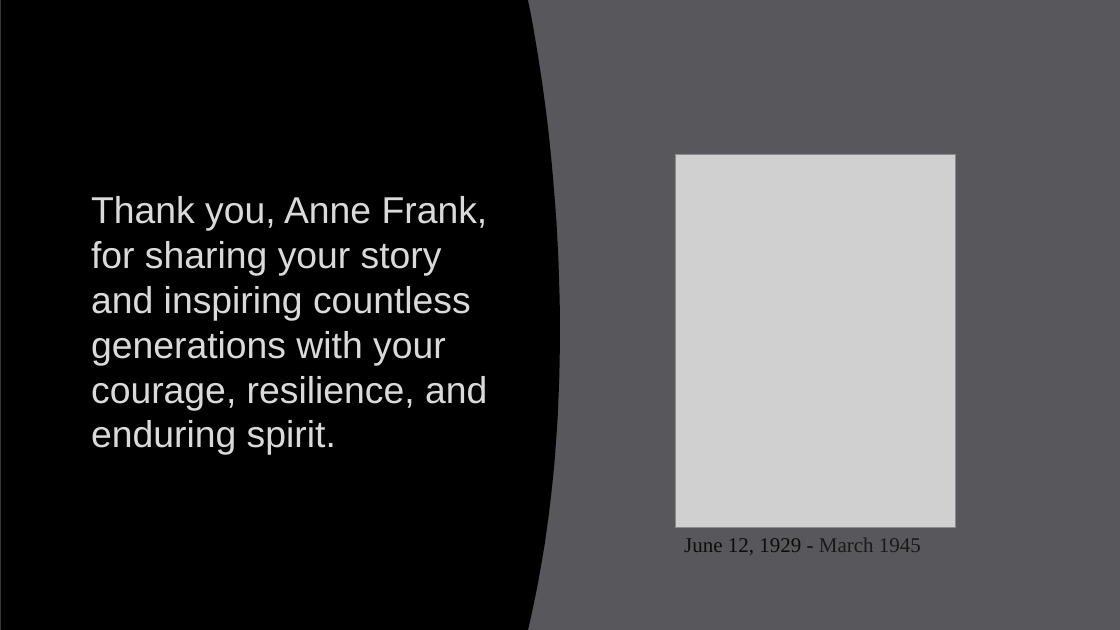
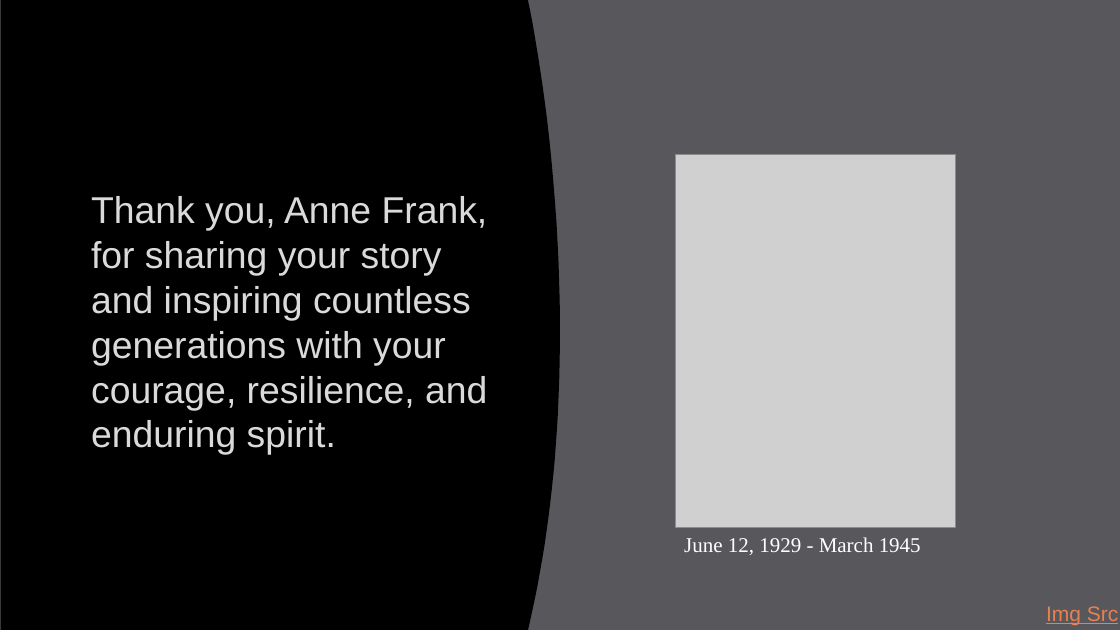
Before and after one commit to SmitaPable/SentimentalAnalysisofAnneFrank, a slide deck: slide 12 of Sentiment analysis of historical text.pptx. Drawn at 1120x630 pixels with LibreOffice and Linux fonts; fonts in the diff are those of the drawing; grey boxes stand for pictures; background and template pictures are left out. Boxes give left, top, right and bottom in pixels: in the first picture for what was removed or moved away, otherwise in the second. Text is boxed around its words. In the diff, an @@ line names an element or a change of style, - is before the commit and + after.

```diff
--- a/Sentiment analysis of historical text.pptx
+++ b/Sentiment analysis of historical text.pptx
@@ text "June 12, 1929 - March ..." at (684, 537, 921, 555): text colour #0D0D0D to #FFFFFF in "June 12, 1929 -"; text colour #1A1A1A to #FFFFFF in "March 1945" @@
@@ text added at (1046, 606, 1118, 625), 18 pt, text #E98052, underline @@
+Img Src
```
Also in this commit, not shown: 2 other slides changed.
